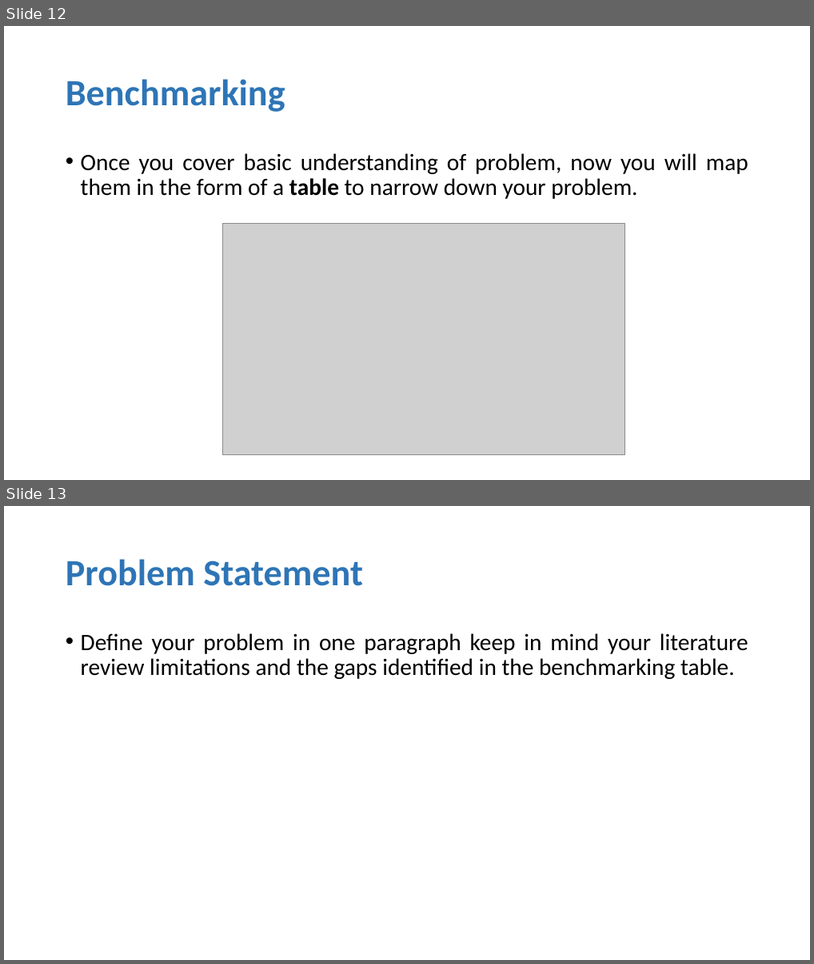
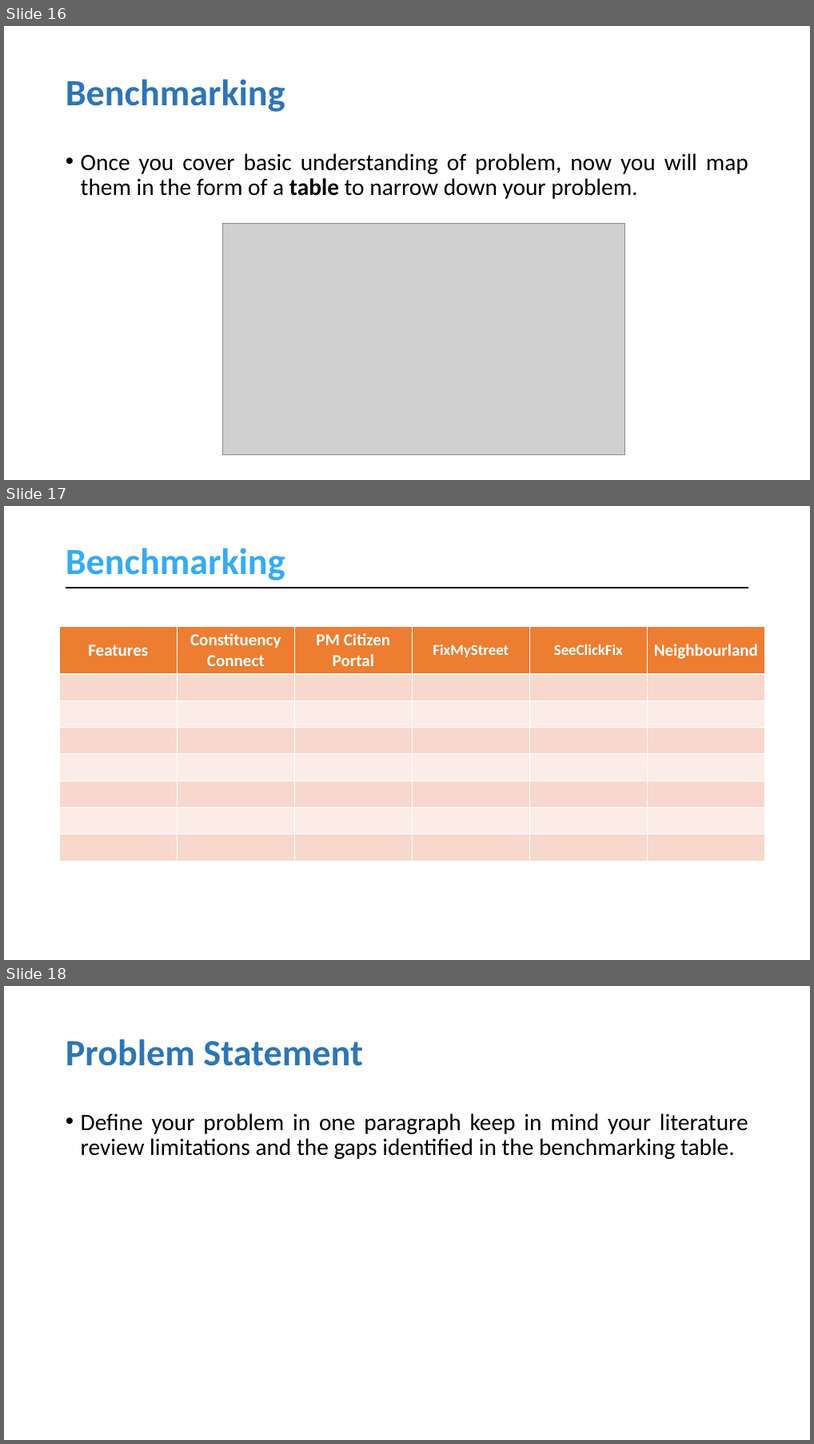
Before and after one commit to muhammadahsanmirza/fyp-constituency-connect, a slide deck: 4- Idea Evaluation/Idea Evaluation Slides (Filled).pptx. Shown one above the other, each under a label of ours: slides 12 and 13 before the commit, slides 16, 17 and 18 after it. The pictures are 814x964 and 814x1444 pixels, drawn with LibreOffice and Linux fonts; fonts in the diff are those of the drawing; grey boxes stand for pictures. Boxes give left, top, right and bottom in pixels: in the first picture for what was removed or moved away, otherwise in the second. Text is boxed around its words. In the diff, an @@ line names an element or a change of style, - is before the commit and + after.

```diff
--- a/4- Idea Evaluation/Idea Evaluation Slides (Filled).pptx
+++ b/4- Idea Evaluation/Idea Evaluation Slides (Filled).pptx
@@ slide 17 added at (4, 506, 810, 960), background #FFFFFF @@
@@ title added at (66, 548, 286, 580), 44 pt, text #36ABF3, bold @@
+Benchmarking
@@ line added from (66, 588) to (750, 588), #000000 2.25 pt @@
@@ table added at (60, 627, 767, 857), 8 rows, 6 columns @@
+Features | Constituency Connect | PM Citizen Portal | FixMyStreet | SeeClickFix | Neighbourland
+ |  |  |  |  | 
+ |  |  |  |  | 
+ |  |  |  |  | 
+ |  |  |  |  | 
+ |  |  |  |  | 
+ |  |  |  |  | 
+ |  |  |  |  | 
@@ what was slide 12 is now slide 16 @@
@@ what was slide 13 is now slide 18 @@
```
Also in this commit, not shown: 4 slides changed, 5 other slides added, 1 slide removed.
